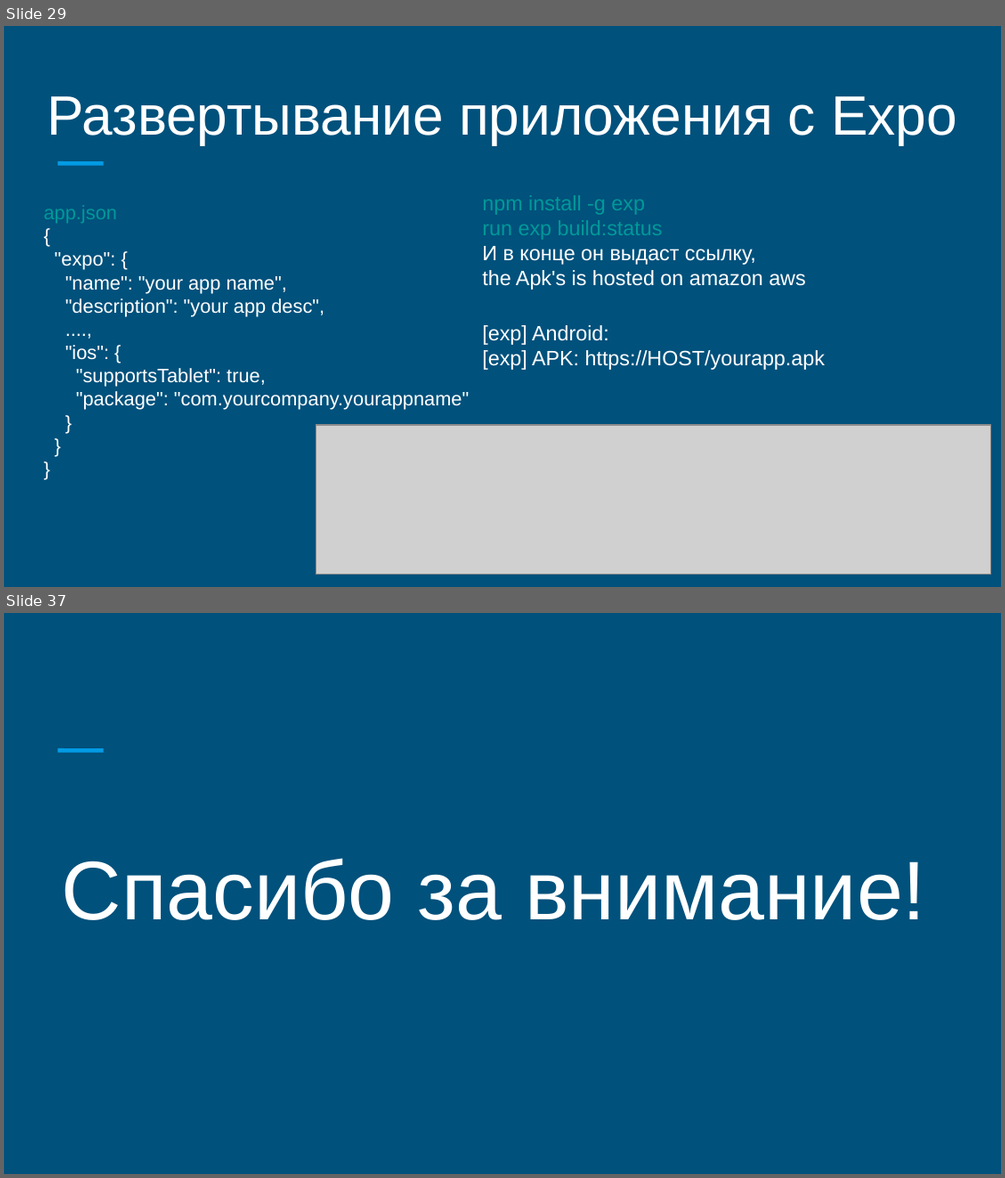
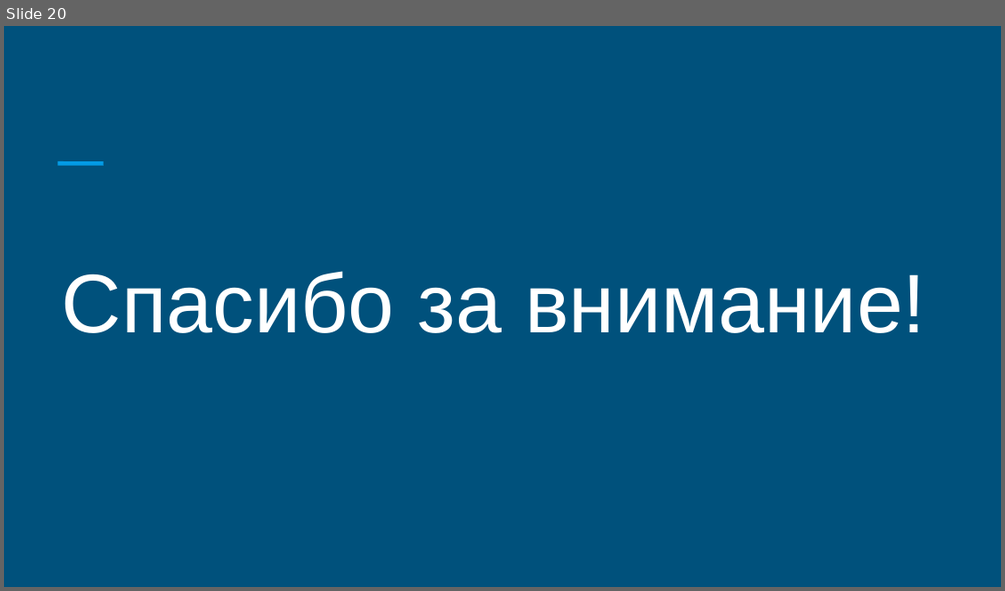
Before and after one commit to keylink/mean-stack, a slide deck: docs/mean.pptx. Shown one above the other, each under a label of ours: slides 29 and 37 before the commit, slide 20 after it; the slides between them are not shown. The pictures are 1005x1178 and 1005x591 pixels, drawn with LibreOffice and Linux fonts; fonts in the diff are those of the drawing; grey boxes stand for pictures. Boxes give left, top, right and bottom in pixels: in the first picture for what was removed or moved away, otherwise in the second. Text is boxed around its words. In the diff, an @@ line names an element or a change of style, - is before the commit and + after.

```diff
--- a/docs/mean.pptx
+++ b/docs/mean.pptx
@@ slide 29 removed at (4,26,1001,587), background #00517C; not listed: 1 template element that a slide beside it also shows @@
@@ text removed at (47,96,957,144) @@
-Развертывание приложения c Expo
@@ text removed at (44,205,469,410) @@
-app.json
-{
-"expo": {
-"name": "your app name",
-"description": "your app desc",
-....,
-"ios": {
-"supportsTablet": true,
-"package": "com.yourcompany.yourappname"
-}
-}
-}
@@ text removed at (482,195,825,370) @@
-npm install -g exp
-run exp build:status
-И в конце он выдаст ссылку,
-the Apk's is hosted on amazon aws
-[exp] Android:
-[exp] APK: https://HOST/yourapp.apk
@@ picture removed at (316,425,991,574) @@
@@ what was slide 37 is now slide 20 @@
```
Also in this commit, not shown: 2 slides changed, 17 slides added, 33 other slides removed, 3 other files.
